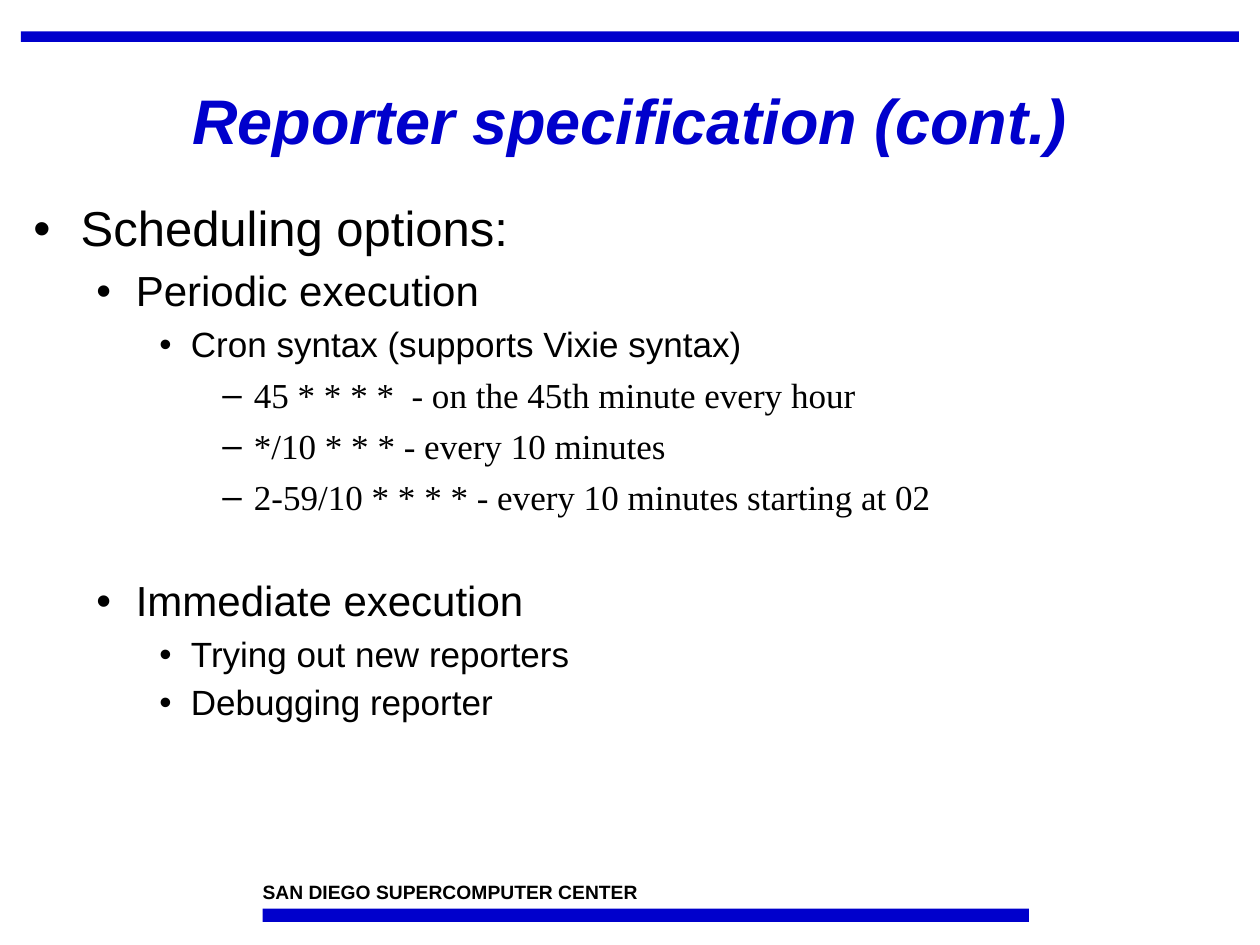
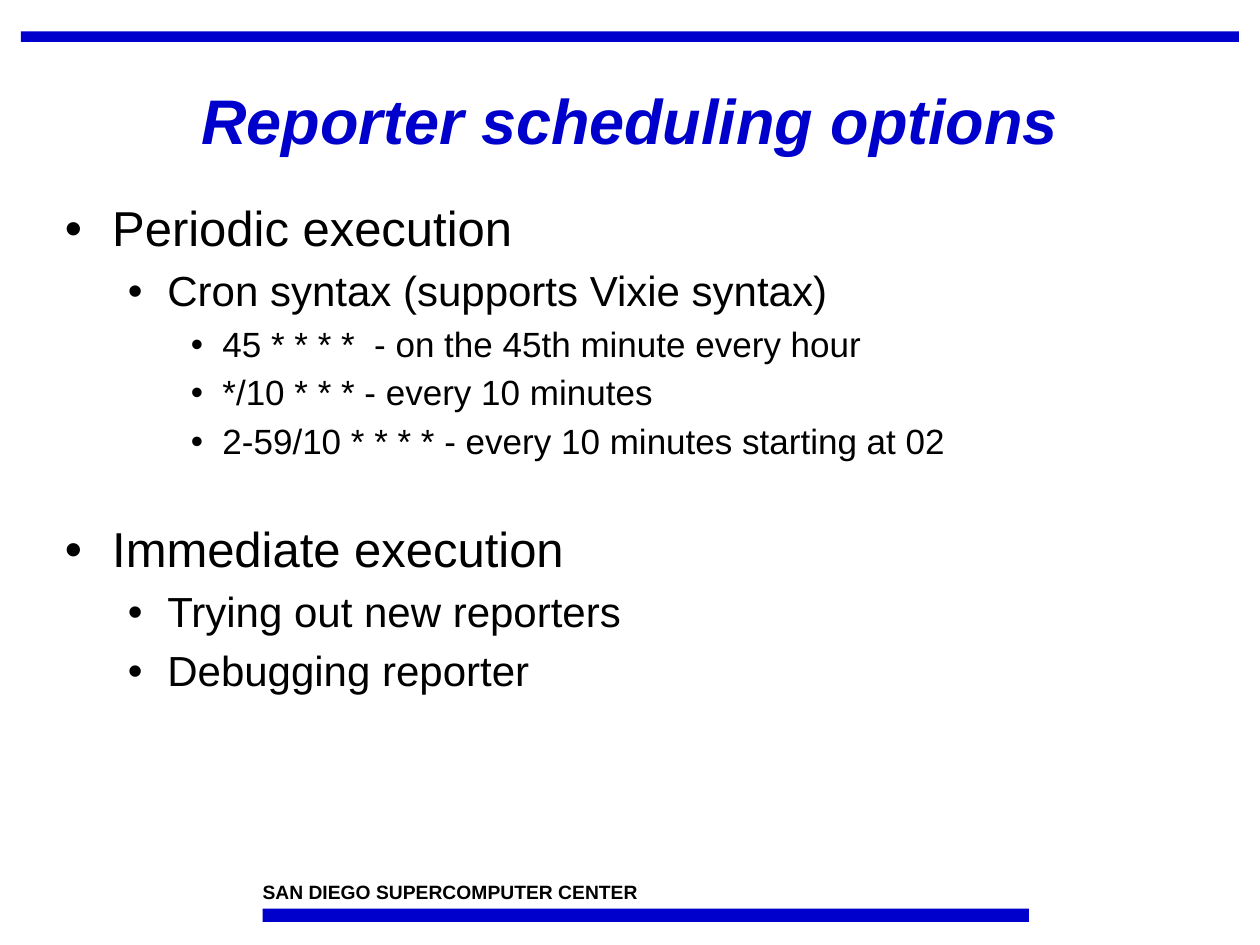
Before and after one commit to IncaProject/inca-xsede, a slide deck: slide 20 of talks/feb-06-workshop/control.ppt (slide 17 before the commit). Drawn at 1260x945 pixels with LibreOffice and Linux fonts; fonts in the diff are those of the drawing; background and template pictures are left out. Boxes give left, top, right and bottom in pixels: in the first picture for what was removed or moved away, otherwise in the second. Text is boxed around its words. In the diff, an @@ line names an element or a change of style, - is before the commit and + after.

```diff
--- a/talks/feb-06-workshop/control.ppt
+++ b/talks/feb-06-workshop/control.ppt
@@ title at [201, 98, 1058, 156]: text changed @@
-Reporter specification (cont.)
+Reporter scheduling options
@@ text "Periodic execution": place and size @@
-text "Periodic execution" at [81, 210, 930, 722]
+text "Periodic execution" at [112, 210, 945, 694]
@@ text "Periodic execution" at [112, 210, 945, 694]: size 24 to 28 pt in "Periodic execution", "Immediate execution"; size 20 to 24 pt in "Cron syntax (supports Vixie syntax)", "Trying out new reporters", "Debugging reporter"; font Times New Roman to Arial in "45 * * * * - on ...", "*/10 * * * - every 10 ...", "2-59/10 * * * * - every ..."; list level 2 to 1 in "Periodic execution"; list level 3 to 2 in "Cron syntax (supports Vixie syntax)"; bullet – to •; list level 4 to 3 in "45 * * * * ..."; line spacing 1 to 0.95; list level 4 to 3 in "*/10 * * * - ..."; list level 4 to 3 in "2-59/10 * * * * ..."; list level 2 to 1 in "Immediate execution"; list level 3 to 2 in "Trying out new reporters"; list level 3 to 2 in "Debugging reporter" @@
@@ text at [81, 210, 507, 256]: paragraph removed @@
-• Scheduling options:
```
Also in this commit, not shown: 12 other slides changed, 11 slides added, 9 slides removed.
